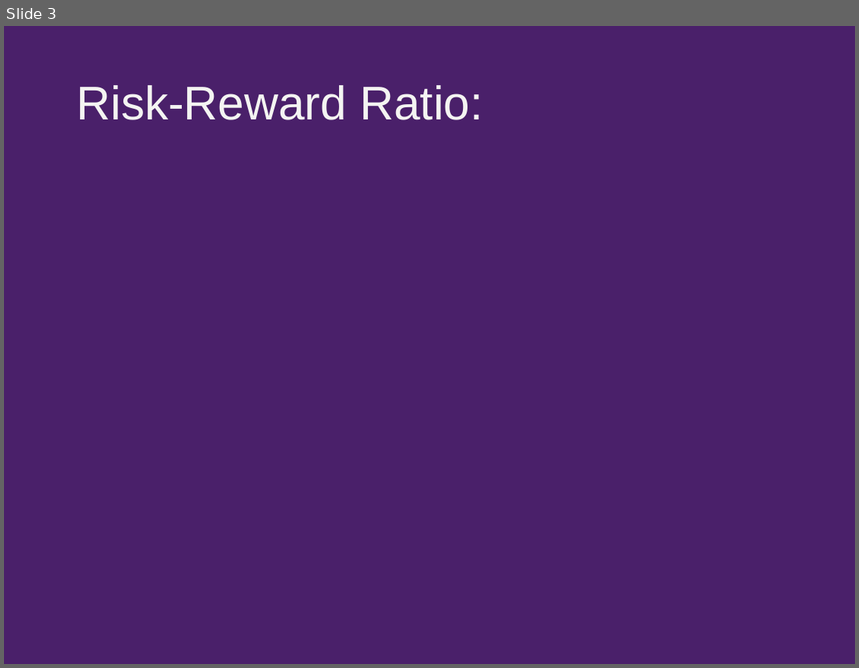
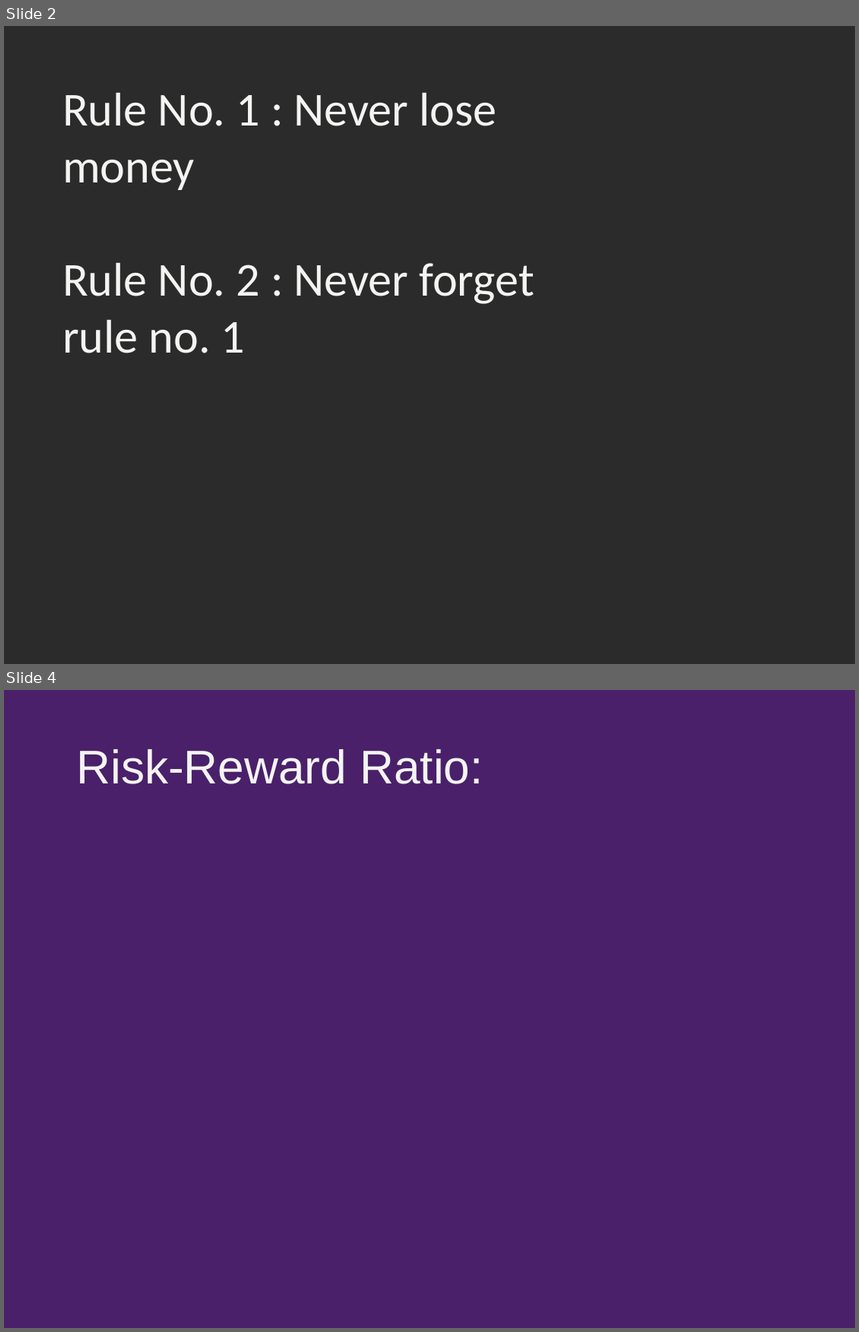
Before and after one commit to shoeb072022/SkeptiBullData, a slide deck: Introductory lecture/Risk Management.pptx. Shown one above the other, each under a label of ours: slide 3 before the commit, slides 2 and 4 after it; the slides between them are not shown. The pictures are 859x668 and 859x1332 pixels, drawn with LibreOffice and Linux fonts; fonts in the diff are those of the drawing; background and template pictures are left out; a plain dark background stands for a picture behind light text. Boxes give left, top, right and bottom in pixels: in the first picture for what was removed or moved away, otherwise in the second. Text is boxed around its words. In the diff, an @@ line names an element or a change of style, - is before the commit and + after.

```diff
--- a/Introductory lecture/Risk Management.pptx
+++ b/Introductory lecture/Risk Management.pptx
@@ slide 2 added at (4, 26, 855, 664), background picture (left out) @@
@@ text added at (63, 93, 534, 354), 40 pt, text #F4F4F2 @@
+Rule No. 1 : Never lose money
+Rule No. 2 : Never forget rule no. 1
@@ what was slide 3 is now slide 4 @@
```
Also in this commit, not shown: 1 slide changed, 1 other slide added, 23 other files.
